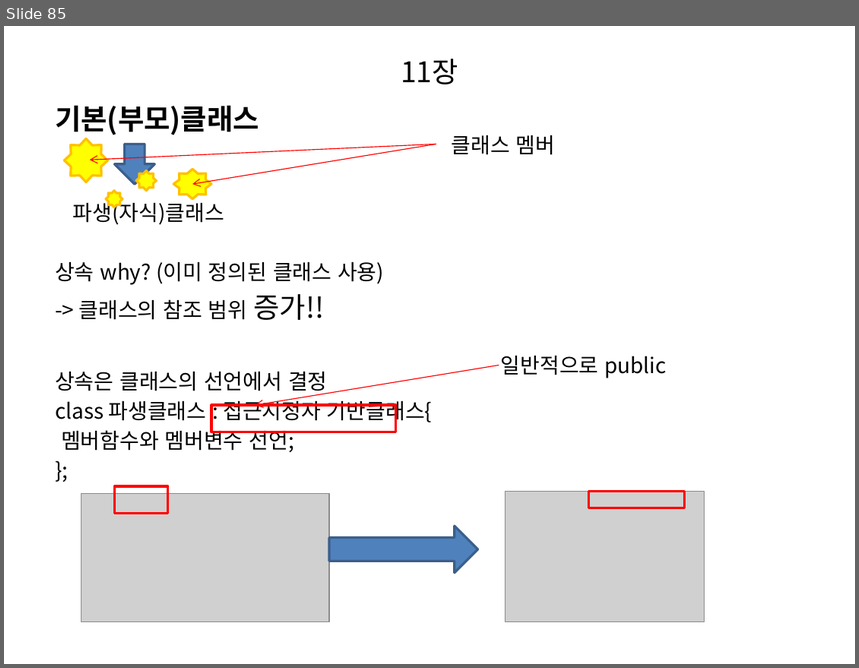
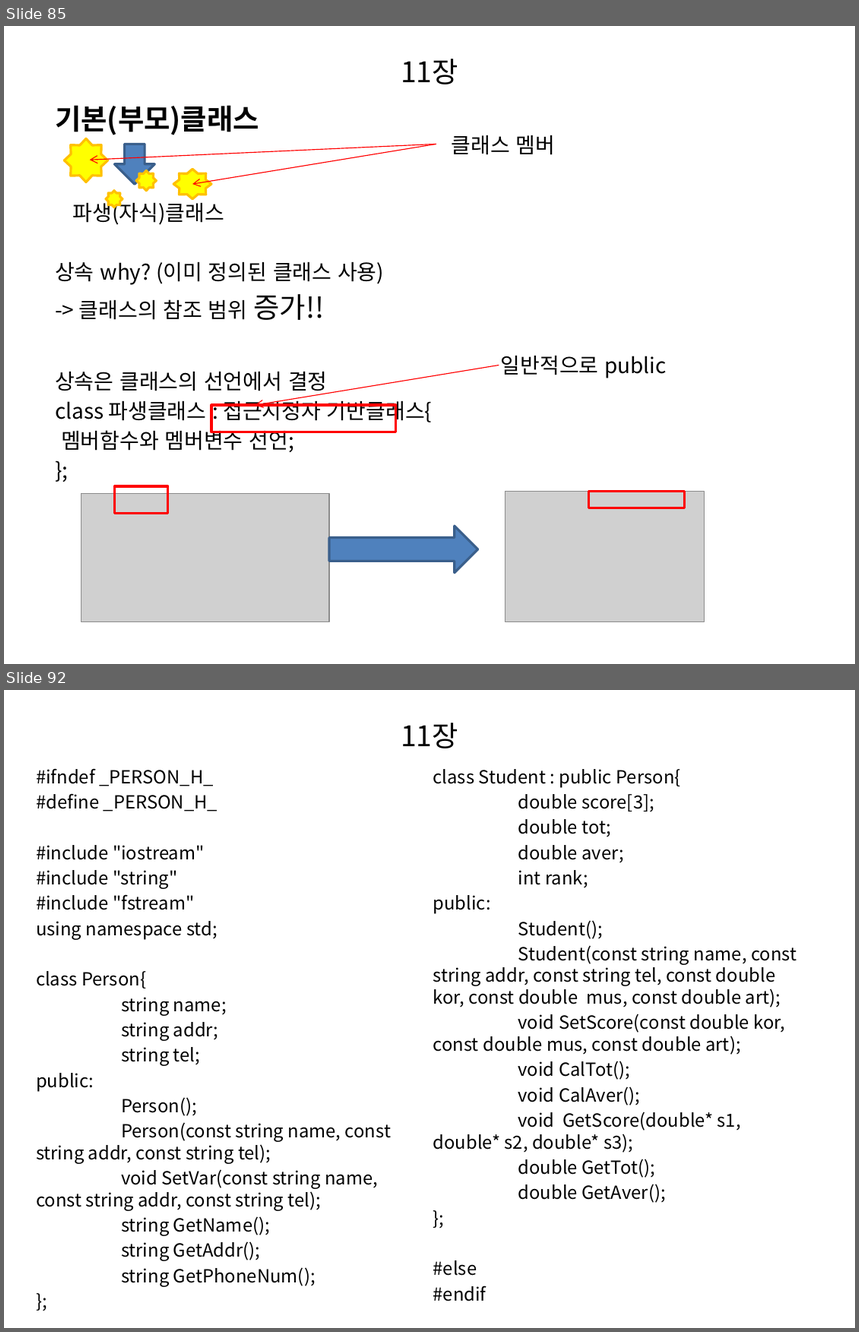
Before and after one commit to ssosee/C-study, a slide deck: C++ STUDY.pptx. Shown one above the other, each under a label of ours: slide 85 before the commit, slides 85 and 92 after it; the slides between them are not shown. The pictures are 859x668 and 859x1332 pixels, drawn with LibreOffice and Linux fonts; fonts in the diff are those of the drawing; grey boxes stand for pictures. Boxes give left, top, right and bottom in pixels: in the first picture for what was removed or moved away, otherwise in the second. Text is boxed around its words. In the diff, an @@ line names an element or a change of style, - is before the commit and + after.

```diff
--- a/C++ STUDY.pptx
+++ b/C++ STUDY.pptx
@@ slide 92 added at box(4, 690, 855, 1328), background #FFFFFF @@
@@ title added at box(401, 723, 458, 749), 24 pt, text #000000 @@
+11장
@@ text added at box(36, 768, 391, 1262), 15.3 pt, text #000000 @@
+#ifndef _PERSON_H_
+#define _PERSON_H_
+#include "iostream"
+#include "string"
+#include "fstream"
+using namespace std;
+class Person{
+string name;
+string addr;
+string tel;
+public:
+Person();
+Person(const string name, const string addr, const string tel);
+void SetVar(const string name, const string addr, const string tel);
+string GetName();
+string GetAddr();
+string GetPhoneNum();
+};
@@ text added at box(433, 769, 797, 1203), 15.3 pt, text #000000 @@
+class Student : public Person{
+double score[3];
+double tot;
+double aver;
+int rank;
+public:
+Student();
+Student(const string name, const string addr, const string tel, const double kor, const double mus, const double art);
+void SetScore(const double kor, const double mus, const double art);
+void CalTot();
+void CalAver();
+void GetScore(double* s1, double* s2, double* s3);
+double GetTot();
+double GetAver();
+};
+#else
+#endif
```
Also in this commit, not shown: 3 slides changed, 20 other slides added, 13 slides removed.
